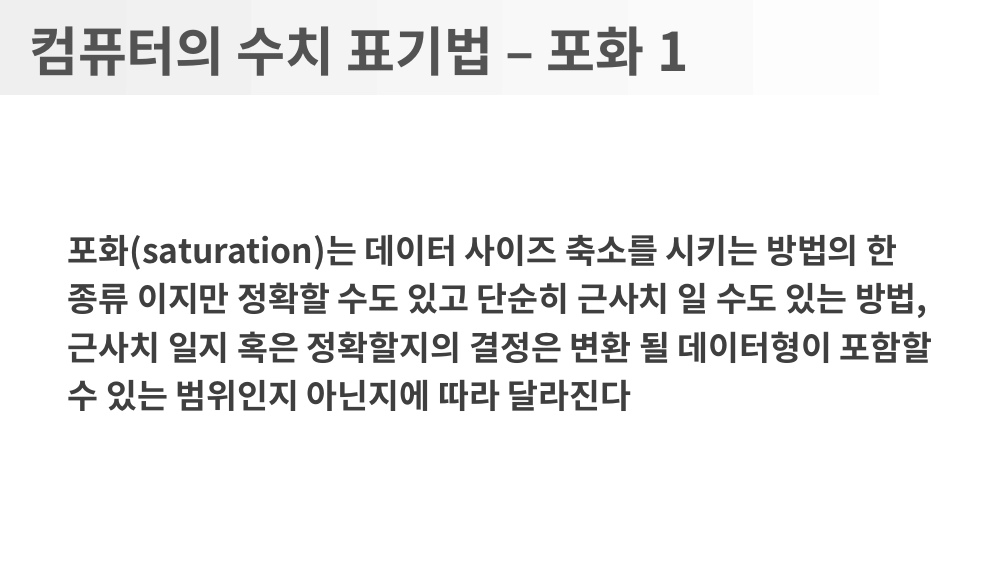
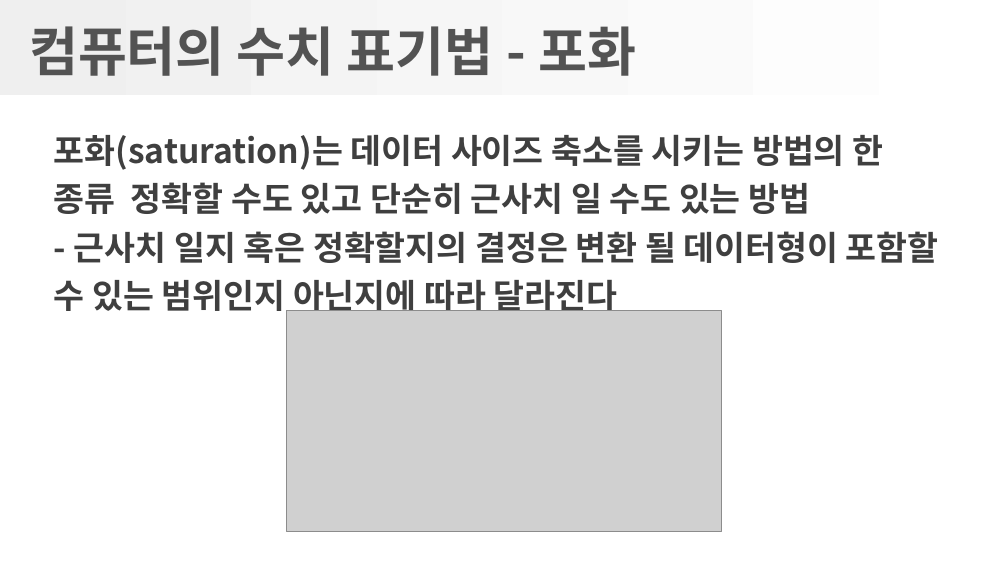
Before and after one commit to gatherKnowledge/Presentation, a slide deck: slide 26 of GreatCode/1-2장_수치표기법.pptx (slide 29 before the commit). Drawn at 1008x567 pixels with LibreOffice and Linux fonts; fonts in the diff are those of the drawing; grey boxes stand for pictures; background and template pictures are left out. Boxes give left, top, right and bottom in pixels: in the first picture for what was removed or moved away, otherwise in the second. Text is boxed around its words. In the diff, an @@ line names an element or a change of style, - is before the commit and + after.

```diff
--- a/GreatCode/1-2장_수치표기법.pptx
+++ b/GreatCode/1-2장_수치표기법.pptx
@@ title at <box>29,26,636,76</box>: text changed @@
-컴퓨터의 수치 표기법 – 포화 1
+컴퓨터의 수치 표기법 - 포화
@@ text at <box>54,135,939,311</box>: text changed @@
-포화(saturation)는 데이터 사이즈 축소를 시키는 방법의 한 종류 이지만 정확할 수도 있고 단순히 근사치 일 수도 있는 방법, 근사치 일지 혹은 정확할지의 결정은 변환 될 데이터형이 포함할 수 있는 범위인지 아닌지에 따라 달라진다
+포화(saturation)는 데이터 사이즈 축소를 시키는 방법의 한 종류 정확할 수도 있고 단순히 근사치 일 수도 있는 방법
+- 근사치 일지 혹은 정확할지의 결정은 변환 될 데이터형이 포함할 수 있는 범위인지 아닌지에 따라 달라진다
@@ picture added at <box>287,310,722,531</box> @@
```
Also in this commit, not shown: 25 other slides changed, 5 slides added, 2 slides removed, 3 other files.
